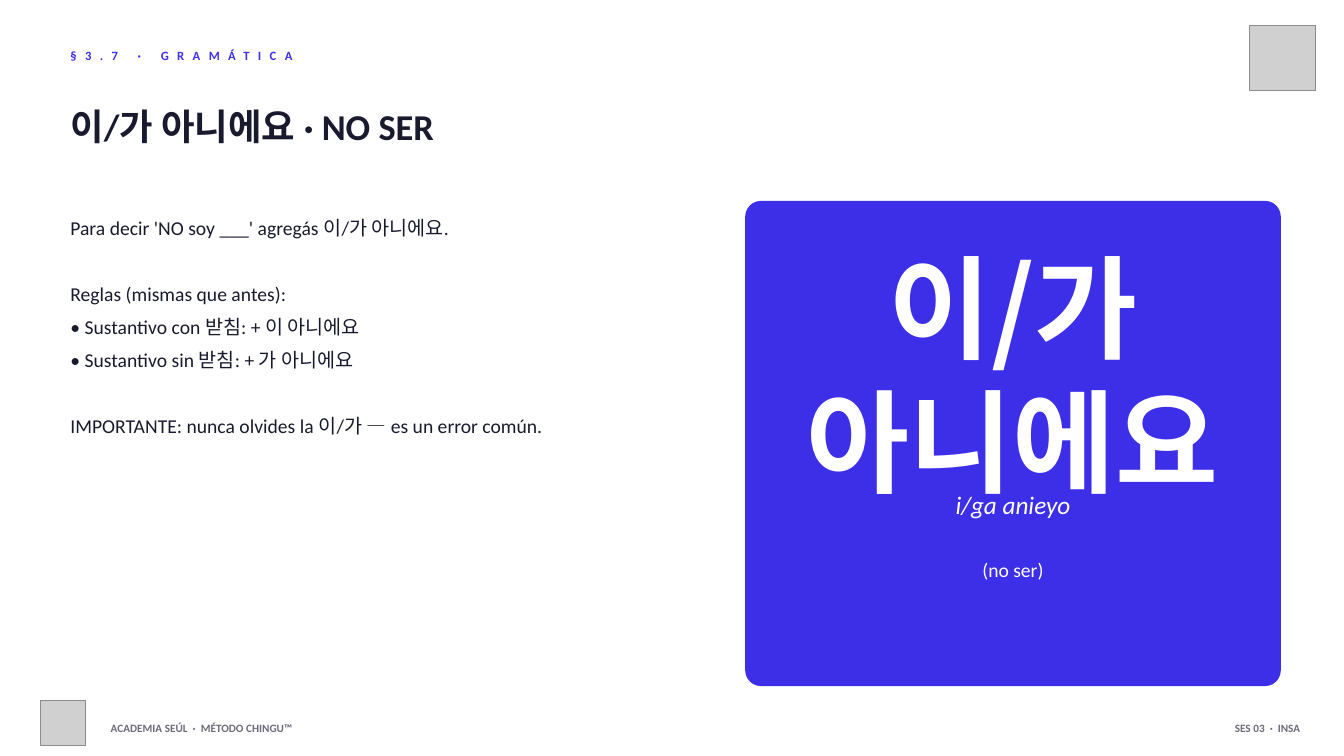
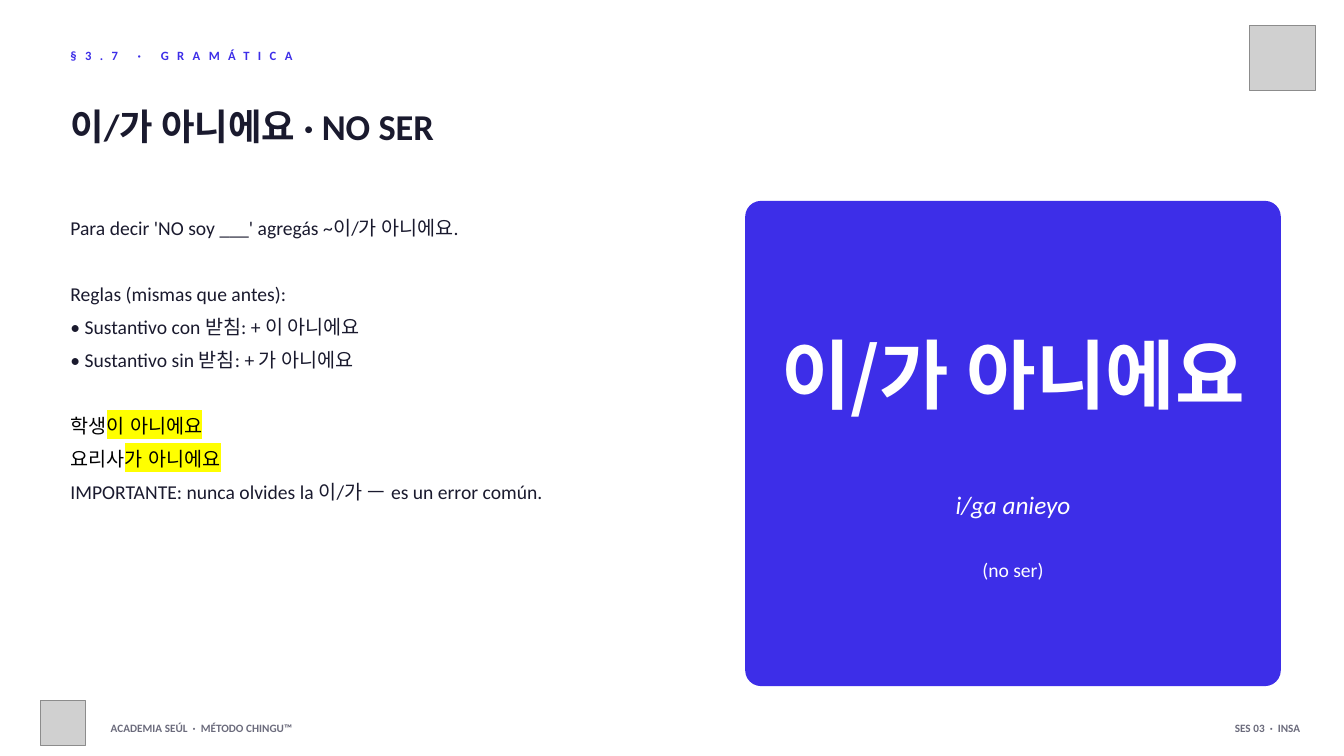
Before and after one commit to academiaseul/ACADEMIASEULWEB, a slide deck: slide 24 of A1_Nivel_1/03_Saludos/Sesion_03_Saludos.pptx (slide 13 before the commit). Drawn at 1344x756 pixels with LibreOffice and Linux fonts; fonts in the diff are those of the drawing; grey boxes stand for pictures. Boxes give left, top, right and bottom in pixels: in the first picture for what was removed or moved away, otherwise in the second. Text is boxed around its words. In the diff, an @@ line names an element or a change of style, - is before the commit and + after.

```diff
--- a/A1_Nivel_1/03_Saludos/Sesion_03_Saludos.pptx
+++ b/A1_Nivel_1/03_Saludos/Sesion_03_Saludos.pptx
@@ text at <box>70,218,458,239</box>: text changed @@
-Para decir 'NO soy ___' agregás 이/가 아니에요.
+Para decir 'NO soy ___' agregás ~이/가 아니에요.
@@ text "이/가 아니에요" at <box>781,339,1245,417</box>: size 80 to 54 pt @@
@@ text at <box>70,412,220,471</box>: paragraphs added @@
+학생이 아니에요
+요리사가 아니에요
```
Also in this commit, not shown: 13 other slides changed, 13 slides added, 12 other files.
